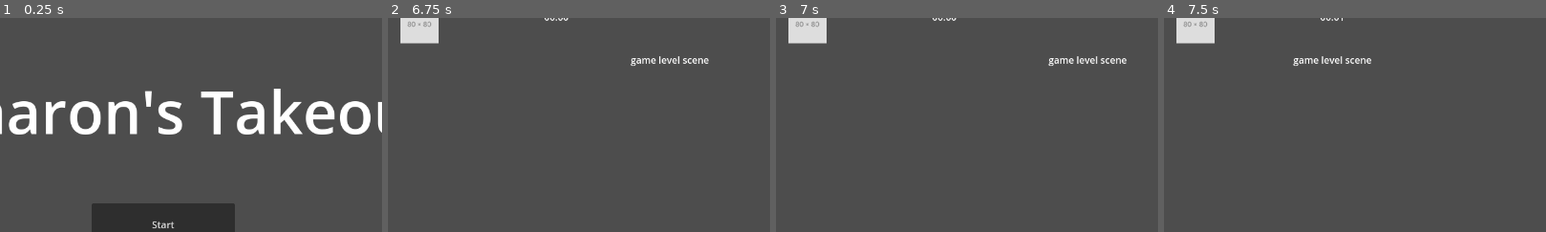
Above: before the commit, frames 1-4 (left to right).
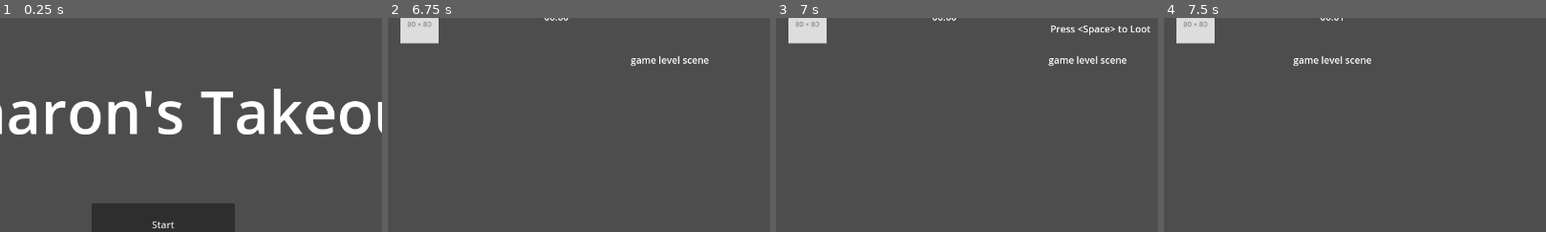
Above: after the commit, the same moments.

Repository: alexgaaranes/coss-gj-2025
Game: Godot game, scene res://levels/menu.tscn
Same seed, same stepped clock (60 frames per second), same inputs: the game is played once before the commit and once after it.
Inputs (mouse positions are % of the whole screen's width and height, from its top left):
- Up to frame 1 (0.25 s): no input
- Up to frame 2 (6.75 s): click "Start" at 0.5 s; tap Enter (ui_accept) at 1.25, 2.27, 2.3, 2.57, 4.52, 4.55, 4.82 s; hold D (move_right) 1.28-2.03 s; hold Enter (ui_accept) 1.28-2.03 s; hold A (move_left) 2.03-2.75 s; tap Space (interact_food) at 2.1, 4.35, 6.6 s; click (50, 56) at 2.75 s; hold Enter (ui_accept) 3.53-4.28 s; hold D (move_right) 3.53-5 s; click (50, 56) at 5 s; hold Enter (ui_accept) 5.78-6.53 s; hold A (move_left) from 5.78 s (still down)
- Up to frame 3 (7 s): keep holding A (move_left); tap Enter (ui_accept) at 6.77, 6.8 s
- Up to frame 4 (7.5 s): tap Enter (ui_accept) at 7.07 s; release A (move_left) at 7.25 s; click (50, 56) at 7.25 s
The pictures show only the part of the screen within x 28-78%, y 4-54%; the shares and areas given below are measured in that part.

Frames 1-2 are identical in both runs. In frame 3, 0.4% of the frame differs, in the area x 72-98%, y 3-9%; in frame 4, nothing differs.

Commit message:
feat: added food interaction hint

Diff:
--- a/GlobalSignals.gd
+++ b/GlobalSignals.gd
@@ -5,3 +5,6 @@
 signal send_player_location
 signal is_stealing_food
 signal is_finished_stealing_food
+
+signal is_overlapping_food
+signal is_not_overlapping_food
--- a/project.godot
+++ b/project.godot
@@ -41,6 +41,11 @@
 "events": [Object(InputEventKey,"resource_local_to_scene":false,"resource_name":"","device":-1,"window_id":0,"alt_press …(191 unchanged characters)…
 ]
 }
+stop_steal={
+"deadzone": 0.2,
+"events": [Object(InputEventKey,"resource_local_to_scene":false,"resource_name":"","device":-1,"window_id":0,"alt_pressed":false,"shift_pressed":false,"ctrl_pressed":false,"meta_pressed":false,"pressed":false,"keycode":0,"physical_keycode":4194305,"key_label":0,"unicode":0,"location":0,"echo":false,"script":null)
+]
+}
 
 [rendering]
 
--- a/scenes/game/game_logic.tscn
+++ b/scenes/game/game_logic.tscn
@@ -16,6 +16,13 @@
 texture_empty = ExtResource("1_8ovie")
 texture_half = ExtResource("3_s6cuu")
 texture_full = ExtResource("4_idxpj")
+
+[node name="FoodOverlapHint" type="Label" parent="HUD"]
+offset_left = 818.0
+offset_top = 40.0
+offset_right = 991.0
+offset_bottom = 63.0
+text = "Press <Space> to Loot"
 
 [node name="TupperContainer" type="HBoxContainer" parent="HUD"]
 offset_right = 454.0
--- a/scripts/food/food.gd
+++ b/scripts/food/food.gd
@@ -2,19 +2,31 @@
 
 var is_overlapping = false
 var has_timer = false
+var is_stealing = false
 
 func _on_area_2d_area_entered(area):
+	GlobalSignals.emit_signal("is_overlapping_food")
 	is_overlapping = true
+
+func _ready():
+	GlobalSignals.connect("is_stealing_food", self._on_stealing)
+	GlobalSignals.connect("is_finished_stealing_food", self._on_exit_stealing)
+	GlobalSignals.connect("has_failed_stealing_food", self._on_exit_stealing)
 
 func _process(delta):
 	if Input.is_action_just_released("interact_food") and is_overlapping:
 		spawn_timer()
 		GlobalSignals.emit_signal("is_stealing_food")
+	if Input.is_action_just_released("stop_steal") and is_stealing:
+		del_timer()
+		GlobalSignals.emit_signal("has_failed_stealing_food")
+		is_overlapping = true	# only for this
 
 func _on_area_2d_area_shape_exited(area_rid, area, area_shape_index, local_shape_index):
+	GlobalSignals.emit_signal("is_not_overlapping_food")
+	GlobalSignals.emit_signal("is_finished_stealing_food")
 	del_timer()
-	is_overlapping = false
-	has_timer = false
+
 
 # other functions
 func spawn_timer():
@@ -26,10 +38,17 @@
 	get_tree().root.add_child(timing_indicator)
 	has_timer = true
 
+func _on_stealing():
+	is_stealing = true
+
+func _on_exit_stealing():
+	is_stealing = false
+
 func del_timer():
-	GlobalSignals.emit_signal("is_finished_stealing_food")
 	var timer = get_tree().root.get_node("Timer")
 	if timer != null: timer.queue_free()
+	is_overlapping = false
+	has_timer = false
 
 func set_overlapping(boolean):
 	is_overlapping = boolean
--- a/scripts/game/hud.gd
+++ b/scripts/game/hud.gd
@@ -12,10 +12,32 @@
 @onready var menu_button_over := $GameOverPanel/ButtonContainer/ReturnButton
 @onready var restart_button_win := $GameWinPanel/ButtonContainer/RestartButton
 @onready var menu_button_win := $GameWinPanel/ButtonContainer/ReturnButton
+@onready var food_overlap_hint_label := $FoodOverlapHint
 
 @export var texture_empty: Texture2D
 @export var texture_half: Texture2D
 @export var texture_full: Texture2D
+
+# Food overlap signal vars for hints
+var isOverlappingFood: bool = false
+var isStealing : bool = false
+
+func _ready():
+	GlobalSignals.connect("is_overlapping_food", self._on_overlap_food_show_hint)
+	GlobalSignals.connect("is_not_overlapping_food", self._on_exit_overlap_food)
+	GlobalSignals.connect("is_stealing_food", self._on_stealing_food)
+	GlobalSignals.connect("is_finished_stealing_food", self._on_exit_stealing)
+	GlobalSignals.connect("has_failed_stealing_food", self._on_exit_stealing)
+
+func _process(delta):
+	if isOverlappingFood:
+		if isStealing:
+			food_overlap_hint_label.text = "Press <ESC> to Stop"
+		else:
+			food_overlap_hint_label.text = "Press <Space> to Loot"
+		food_overlap_hint_label.visible = true
+	else:
+		food_overlap_hint_label.visible = false
 
 func update_timer_label(time_left: float) -> void:
 	var minutes = int(time_left) / 60
@@ -35,6 +57,18 @@
 		else:
 			sprite.texture = texture_empty
 
+func _on_overlap_food_show_hint():
+	isOverlappingFood = true
+
+func _on_exit_overlap_food():
+	isOverlappingFood = false
+
+func _on_stealing_food():
+	isStealing = true
+
+func _on_exit_stealing():
+	isStealing = false
+
 func show_game_over() -> void:
 	game_over_panel.visible = true
 
--- a/scripts/player/player.gd
+++ b/scripts/player/player.gd
@@ -13,8 +13,6 @@
 	GlobalSignals.connect("has_failed_stealing_food", self._on_has_failed_stealing_food)
 	GlobalSignals.connect("is_stealing_food", self._on_is_stealing_food)
 	GlobalSignals.connect("is_finished_stealing_food", self._on_is_finished_stealing_food)
-
-
 	pass
 
 func _physics_process(delta):
@@ -48,4 +46,4 @@
 	isStealing = false
 
 func add_food():
-	weight += 0.1
+	weight += 0.05
--- a/scripts/timing_indicator/timer.gd
+++ b/scripts/timing_indicator/timer.gd
@@ -60,6 +60,7 @@
 			print("Skill Check Successful!")
 			add_food_weight()
 			input_feedback(true)
+			GlobalSignals.emit_signal("is_finished_stealing_food")
 		else:
 			print("Skill Check Failed")
 			input_feedback(false)
